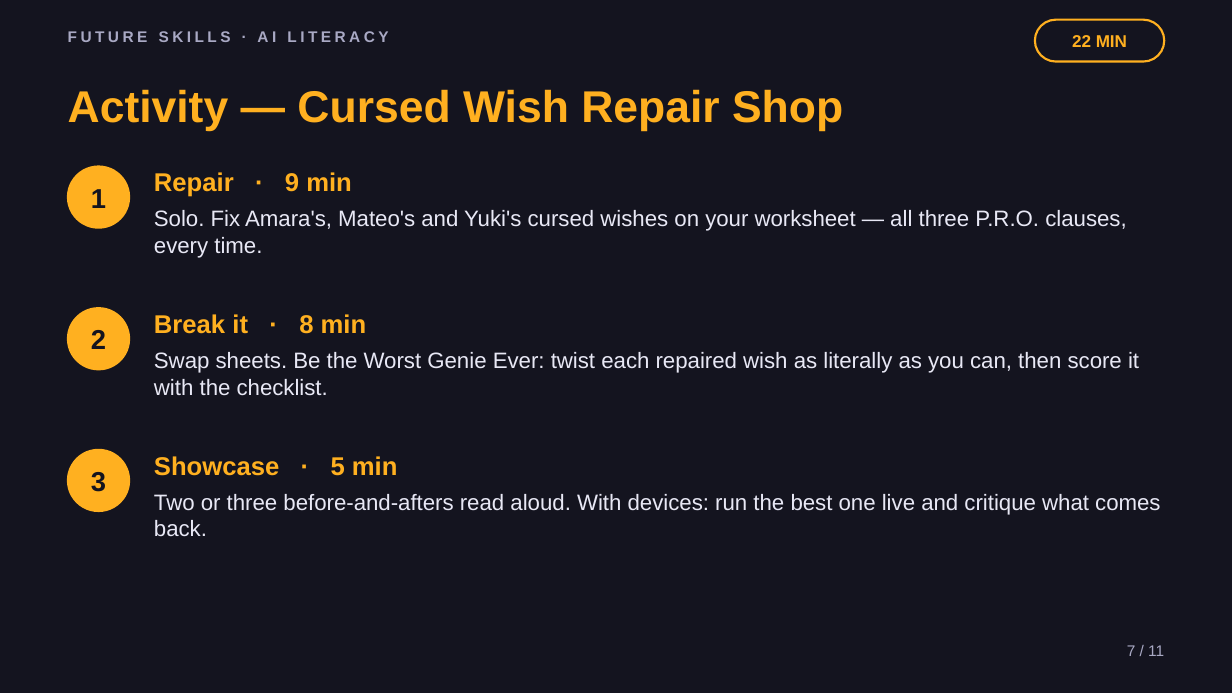
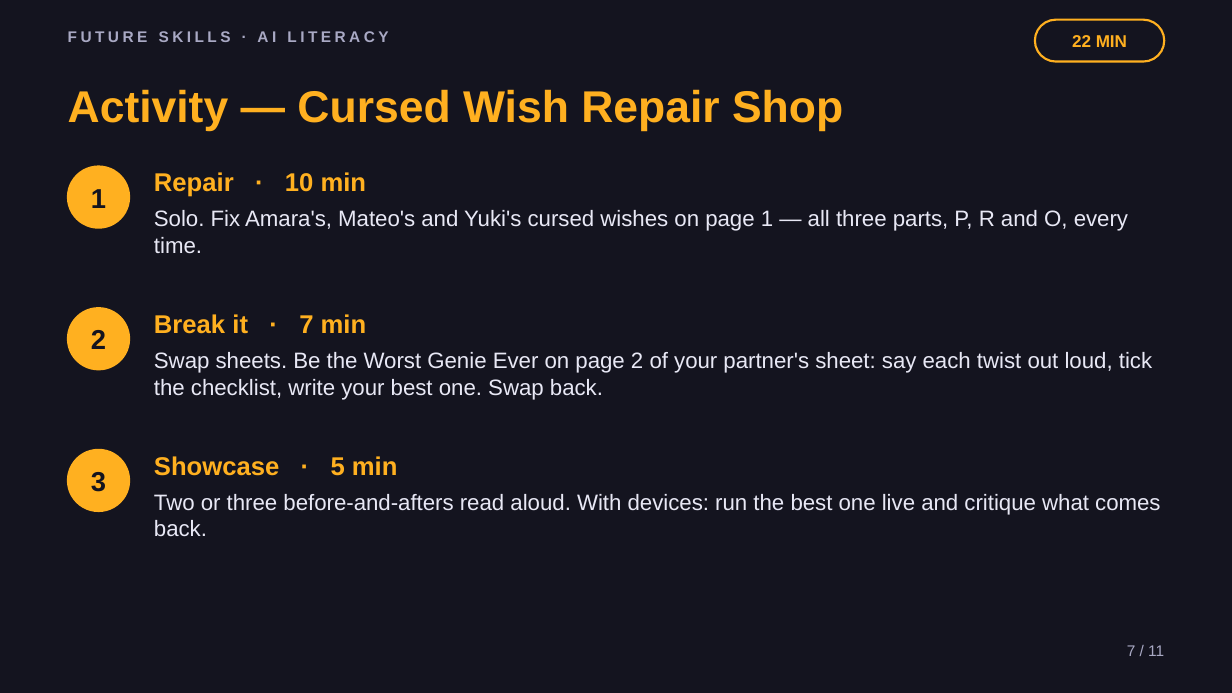
Before and after one commit to phiunit/tptphi, a slide deck: slide 7 of products/ai-prompting-101/dist/How to Talk to AI - Slides.pptx. Drawn at 1232x693 pixels with LibreOffice and Linux fonts; fonts in the diff are those of the drawing. Boxes give left, top, right and bottom in pixels: in the first picture for what was removed or moved away, otherwise in the second. Text is boxed around its words. In the diff, an @@ line names an element or a change of style, - is before the commit and + after.

```diff
--- a/products/ai-prompting-101/dist/How to Talk to AI - Slides.pptx
+++ b/products/ai-prompting-101/dist/How to Talk to AI - Slides.pptx
@@ text at (x1=154, y1=172, x2=367, y2=197): text changed @@
-Repair · 9 min
+Repair · 10 min
@@ text at (x1=154, y1=210, x2=1128, y2=254): text changed @@
-Solo. Fix Amara's, Mateo's and Yuki's cursed wishes on your worksheet — all three P.R.O. clauses, every time.
+Solo. Fix Amara's, Mateo's and Yuki's cursed wishes on page 1 — all three parts, P, R and O, every time.
@@ text at (x1=154, y1=314, x2=367, y2=334): text changed @@
-Break it · 8 min
+Break it · 7 min
@@ text at (x1=154, y1=352, x2=1152, y2=400): text changed @@
-Swap sheets. Be the Worst Genie Ever: twist each repaired wish as literally as you can, then score it with the checklist.
+Swap sheets. Be the Worst Genie Ever on page 2 of your partner's sheet: say each twist out loud, tick the checklist, write your best one. Swap back.
```
Also in this commit, not shown: 8 other slides changed, 31 other files.
